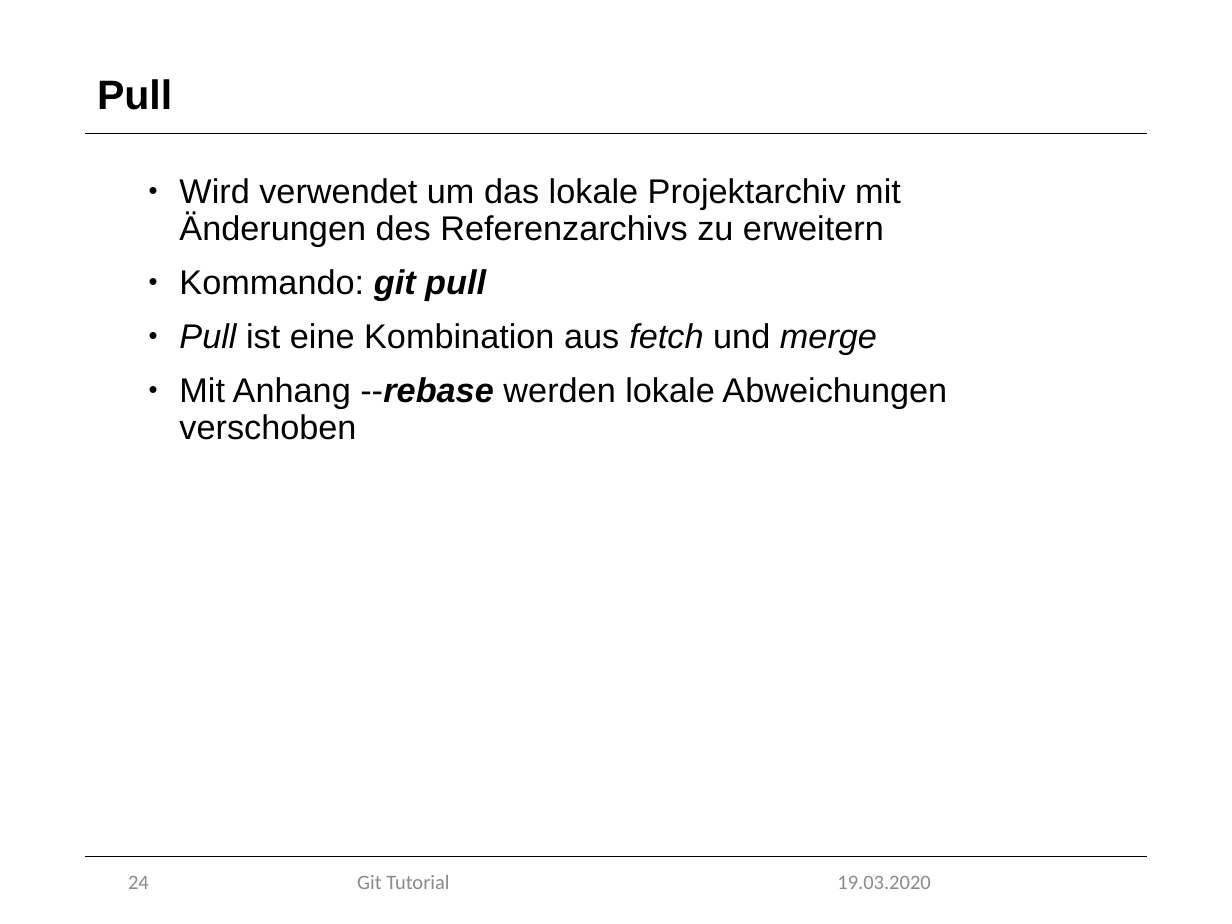
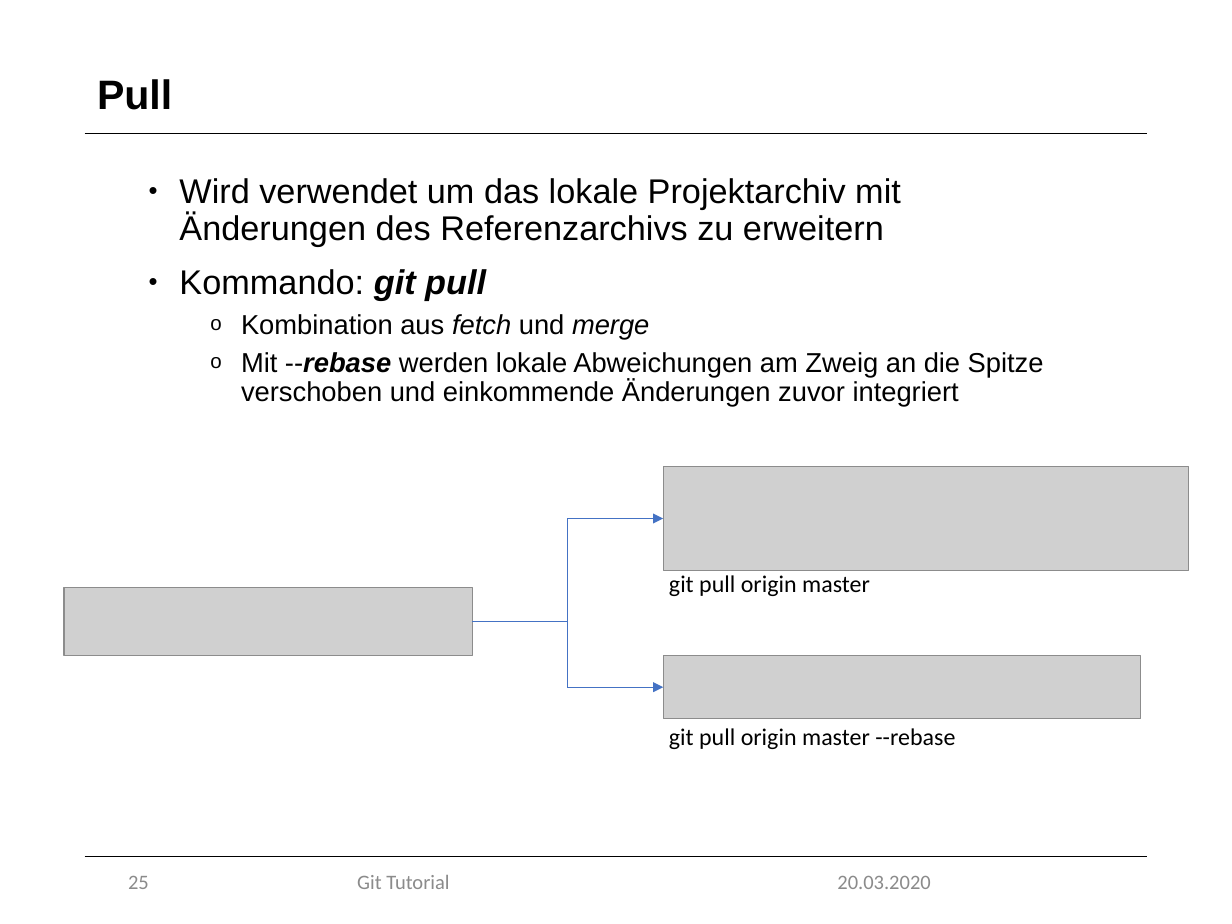
Before and after one commit to marcretzlaff/projektarbeit, a slide deck: slide 25 of Präsentation-90min/Präsentation-90min.pptx (slide 24 before the commit). Drawn at 1232x924 pixels with LibreOffice and Linux fonts; fonts in the diff are those of the drawing; grey boxes stand for pictures; background and template pictures are left out. Boxes give left, top, right and bottom in pixels: in the first picture for what was removed or moved away, otherwise in the second. Text is boxed around its words. In the diff, an @@ line names an element or a change of style, - is before the commit and + after.

```diff
--- a/Präsentation-90min/Präsentation-90min.pptx
+++ b/Präsentation-90min/Präsentation-90min.pptx
@@ text at (241, 314, 1044, 407): text changed; size 20 to 16 pt @@
-• Pull ist eine Kombination aus fetch und merge
-• Mit Anhang --rebase werden lokale Abweichungen verschoben
+  o Kombination aus fetch und merge
+  o Mit --rebase werden lokale Abweichungen am Zweig an die Spitze verschoben und einkommende Änderungen zuvor integriert
@@ picture added at (663, 467, 1188, 572) @@
@@ elbow arrow added from (472, 621) to (663, 519), #4472C4 0.5 pt @@
@@ picture added at (64, 588, 473, 655) @@
@@ text added at (669, 575, 870, 596), 14 pt, text #000000 @@
+git pull origin master
@@ elbow arrow added from (472, 621) to (663, 687), #4472C4 0.5 pt @@
@@ picture added at (663, 655, 1141, 718) @@
@@ text added at (669, 728, 955, 749), 14 pt, text #000000 @@
+git pull origin master --rebase
@@ page number at (128, 876, 149, 889): text changed @@
-24
+25
@@ text at (837, 876, 930, 889): text changed @@
-19.03.2020
+20.03.2020
```
Also in this commit, not shown: 32 other slides changed, 1 slide added, 1 slide removed, 4 other files.
